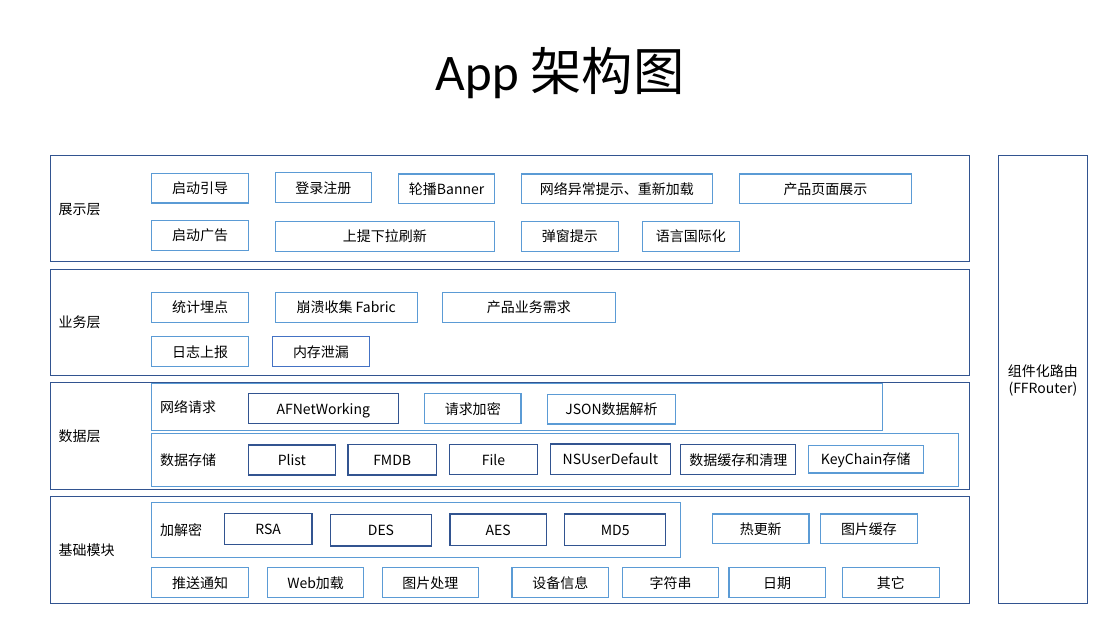
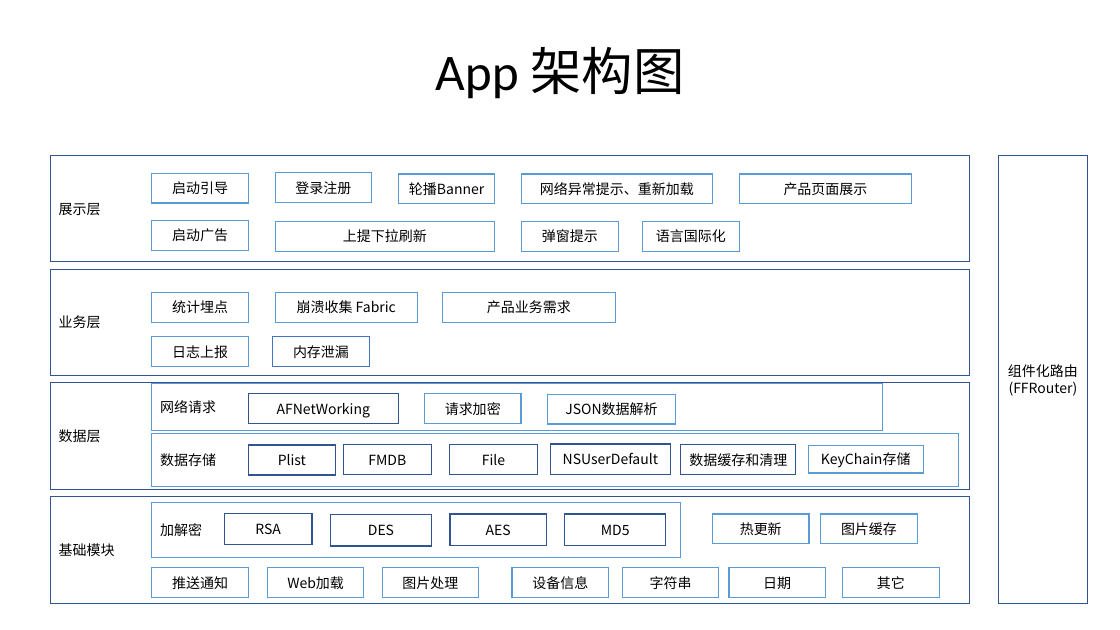
Before and after one commit to LengYi/Note, a slide deck: slide 1 of 其它/微微/架构/iOS架构.pptx. Drawn at 1120x630 pixels with LibreOffice and Linux fonts; fonts in the diff are those of the drawing. Boxes give left, top, right and bottom in pixels: in the first picture for what was removed or moved away, otherwise in the second. Text is boxed around its words. In the diff, an @@ line names an element or a change of style, - is before the commit and + after.

```diff
--- a/其它/微微/架构/iOS架构.pptx
+++ b/其它/微微/架构/iOS架构.pptx
@@ rectangle "FMDB": place and size @@
-rectangle "FMDB" at (348, 445, 436, 476)
+rectangle "FMDB" at (344, 445, 432, 476)
```
Also in this commit, not shown: 1 other slide changed, 7 other files.
